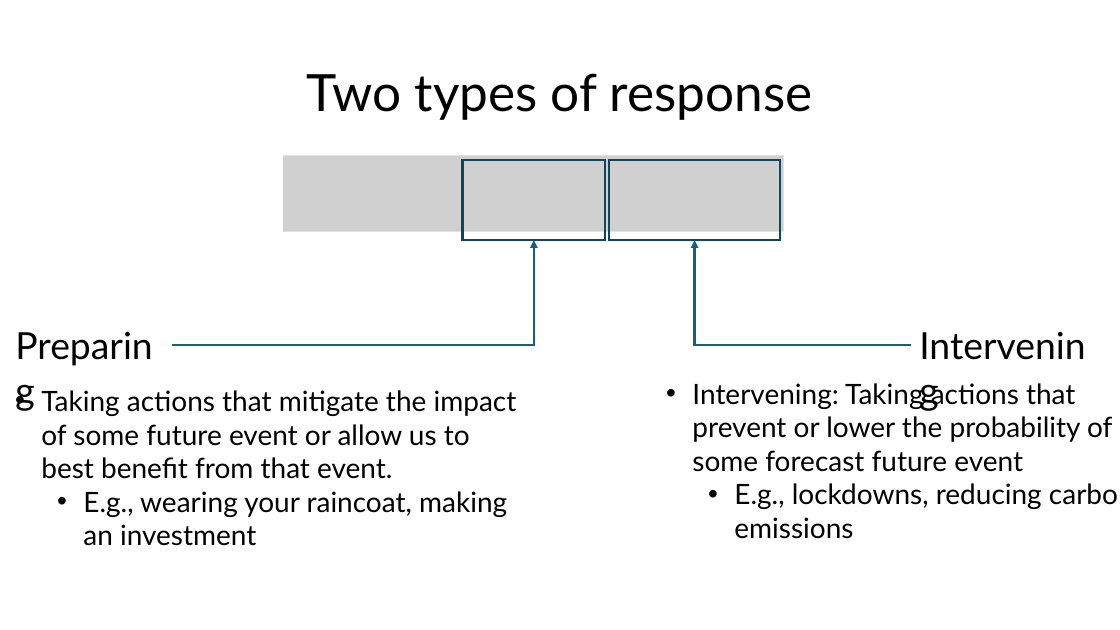
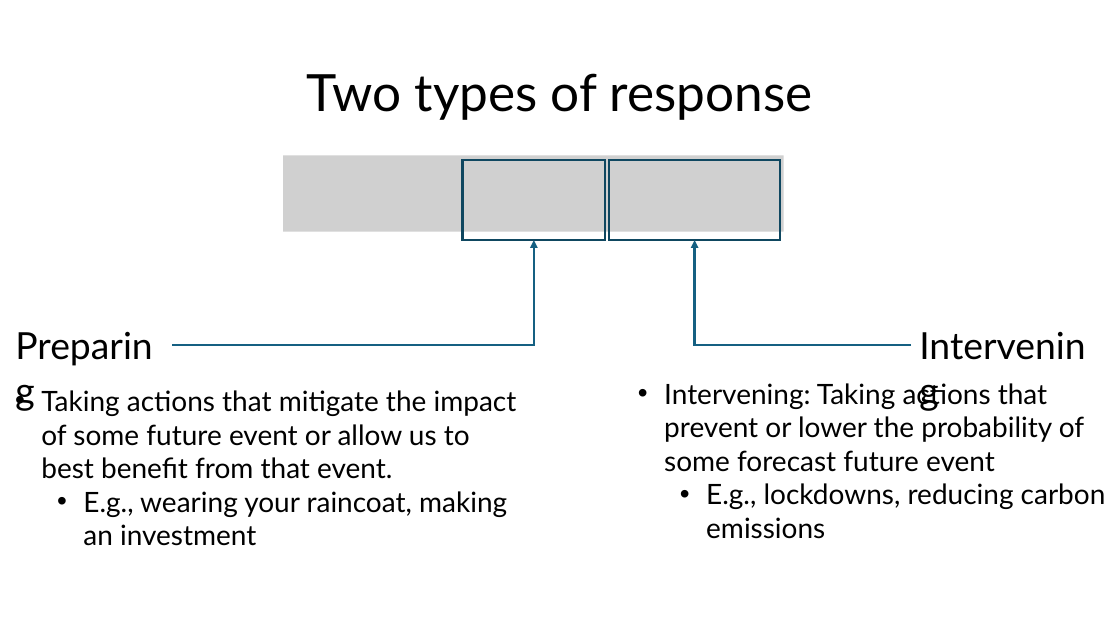
Before and after one commit to UNCIDD/scenario-eval-theory, a slide deck: slide 12 of presentations/INIPresentation_JL.pptx. Drawn at 1120x630 pixels with LibreOffice and Linux fonts; fonts in the diff are those of the drawing; grey boxes stand for pictures. Boxes give left, top, right and bottom in pixels: in the first picture for what was removed or moved away, otherwise in the second. Text is boxed around its words. In the diff, an @@ line names an element or a change of style, - is before the commit and + after.

```diff
--- a/presentations/INIPresentation_JL.pptx
+++ b/presentations/INIPresentation_JL.pptx
@@ text "Intervening: Taking actions that prevent ..." rewrapped from bbox=[692, 383, 1120, 539] to bbox=[664, 383, 1106, 539] @@
```
Also in this commit, not shown: 1 other slide changed, 1 slide added, 2 slides removed.
